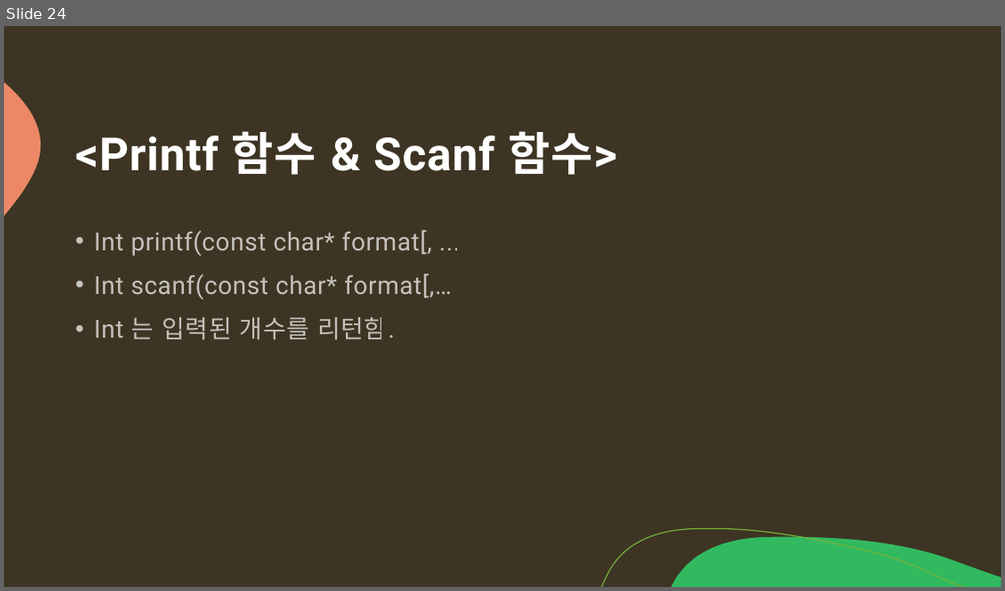
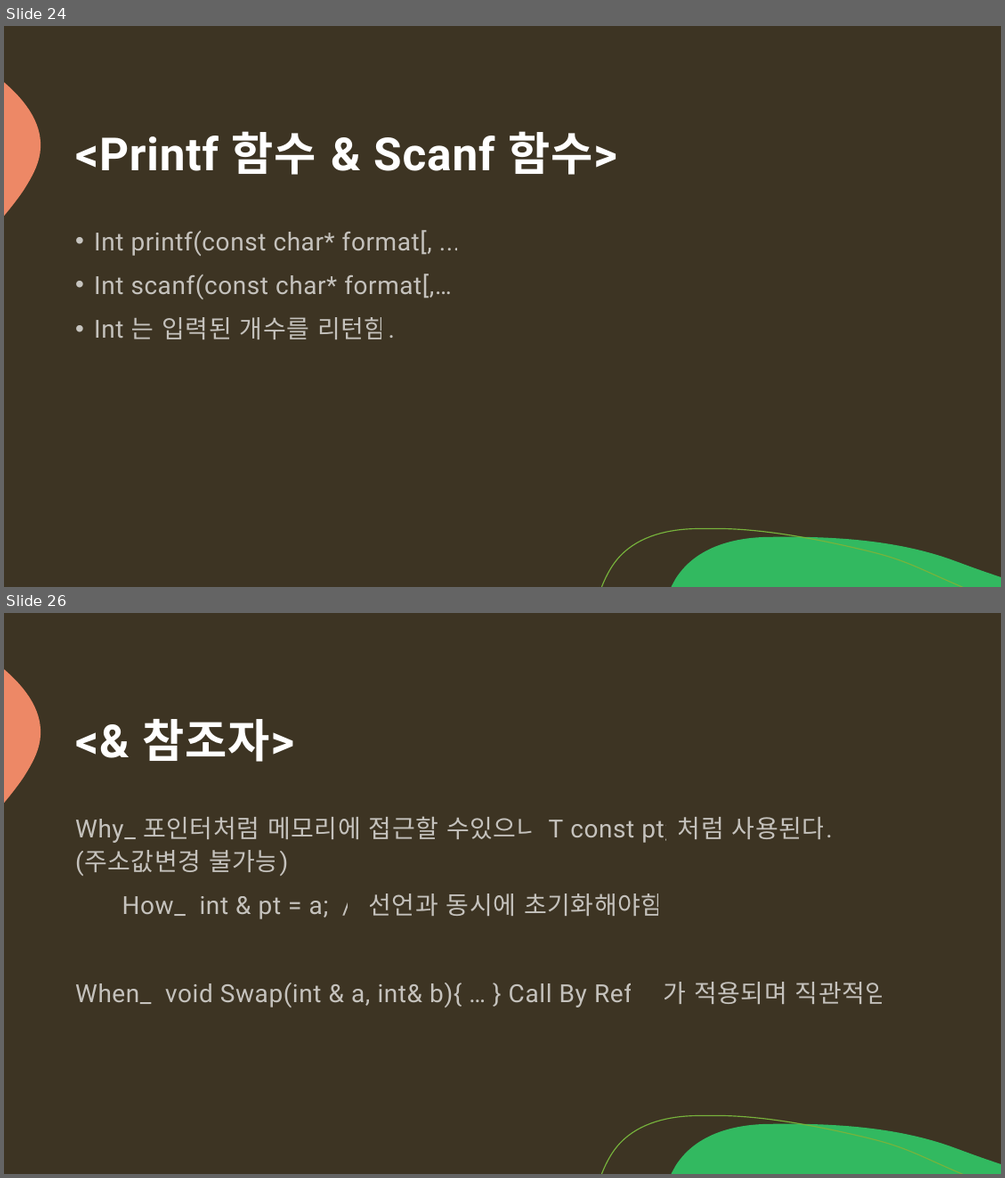
Before and after one commit to arkchimy/_Algorithm, a slide deck: 전공지식/C언어의 기초/C언어 기초지식.pptx. Shown one above the other, each under a label of ours: slide 24 before the commit, slides 24 and 26 after it; the slides between them are not shown. The pictures are 1005x591 and 1005x1178 pixels, drawn with LibreOffice and Linux fonts; fonts in the diff are those of the drawing. Boxes give left, top, right and bottom in pixels: in the first picture for what was removed or moved away, otherwise in the second. Text is boxed around its words. In the diff, an @@ line names an element or a change of style, - is before the commit and + after.

Commit message:
[ C++ 언어 기초] 참조자 & 깊은 복사 얕은복사

```diff
--- a/전공지식/C언어의 기초/C언어 기초지식.pptx
+++ b/전공지식/C언어의 기초/C언어 기초지식.pptx
@@ slide 26 added at (x1=4, y1=613, x2=1001, y2=1174), background #3D3423; not listed: 3 template elements that a slide beside it also shows @@
@@ title added at (x1=142, y1=719, x2=294, y2=762), 44 pt, text #FFFFFF, bold @@
+<& 참조자>
@@ text added at (x1=75, y1=816, x2=889, y2=1007), 24 pt, text #FFFFFF at 70% opacity @@
+Why_ 포인터처럼 메모리에 접근할 수있으나 T const pt; 처럼 사용된다.(주소값변경 불가능)
+How_ int & pt = a; // 선언과 동시에 초기화해야함
+When_ void Swap(int & a, int& b){ … } Call By Refer 가 적용되며 직관적임
```
Also in this commit, not shown: 3 other slides added.
